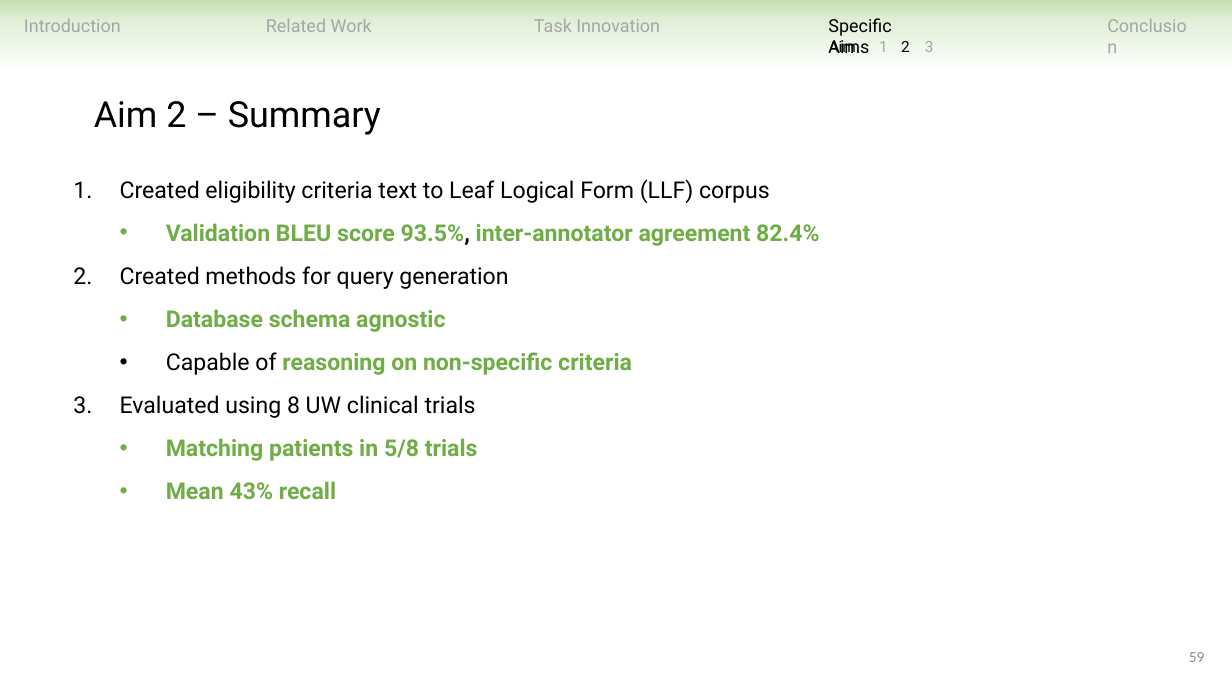
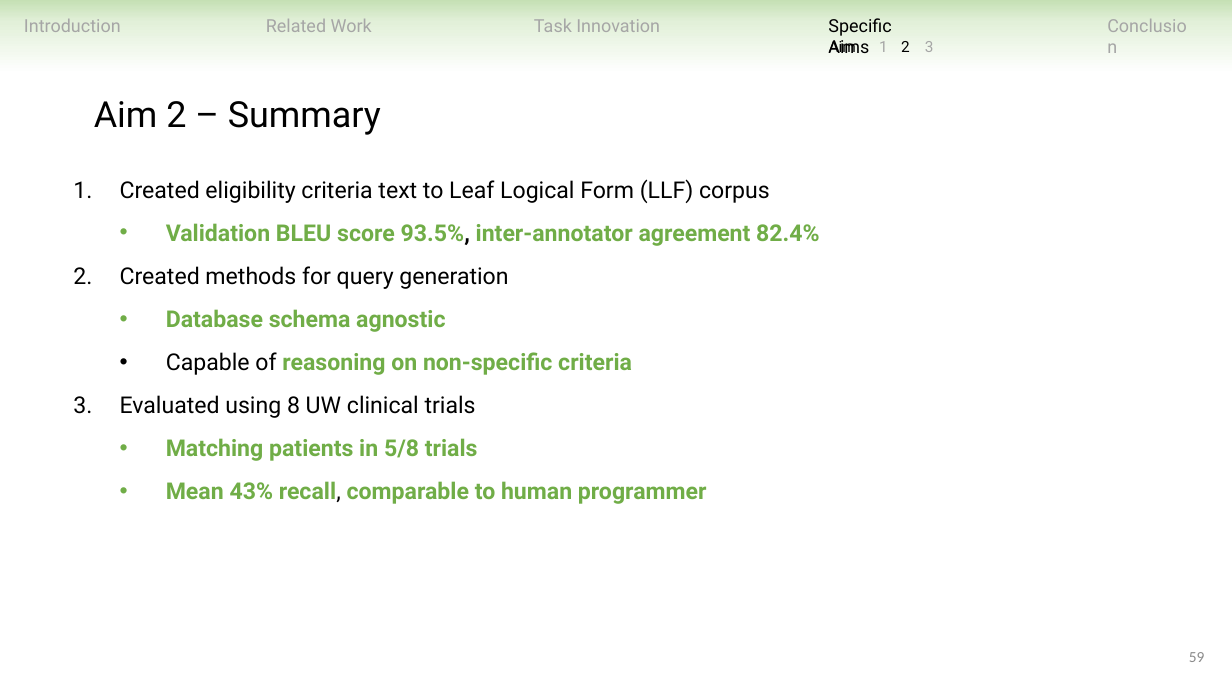
Before and after one commit to ndobb/dissertation, a slide deck: slide 59 of 4_general_exam/presentation/nic_dobbins_general_exam.pptx. Drawn at 1232x693 pixels with LibreOffice and Linux fonts; fonts in the diff are those of the drawing. Boxes give left, top, right and bottom in pixels: in the first picture for what was removed or moved away, otherwise in the second. Text is boxed around its words. In the diff, an @@ line names an element or a change of style, - is before the commit and + after.

```diff
--- a/4_general_exam/presentation/nic_dobbins_general_exam.pptx
+++ b/4_general_exam/presentation/nic_dobbins_general_exam.pptx
@@ text at bbox=[166, 481, 707, 504]: text changed @@
-  • Mean 43% recall
+  • Mean 43% recall, comparable to human programmer
```
Also in this commit, not shown: 11 other slides changed, 23 other files.
